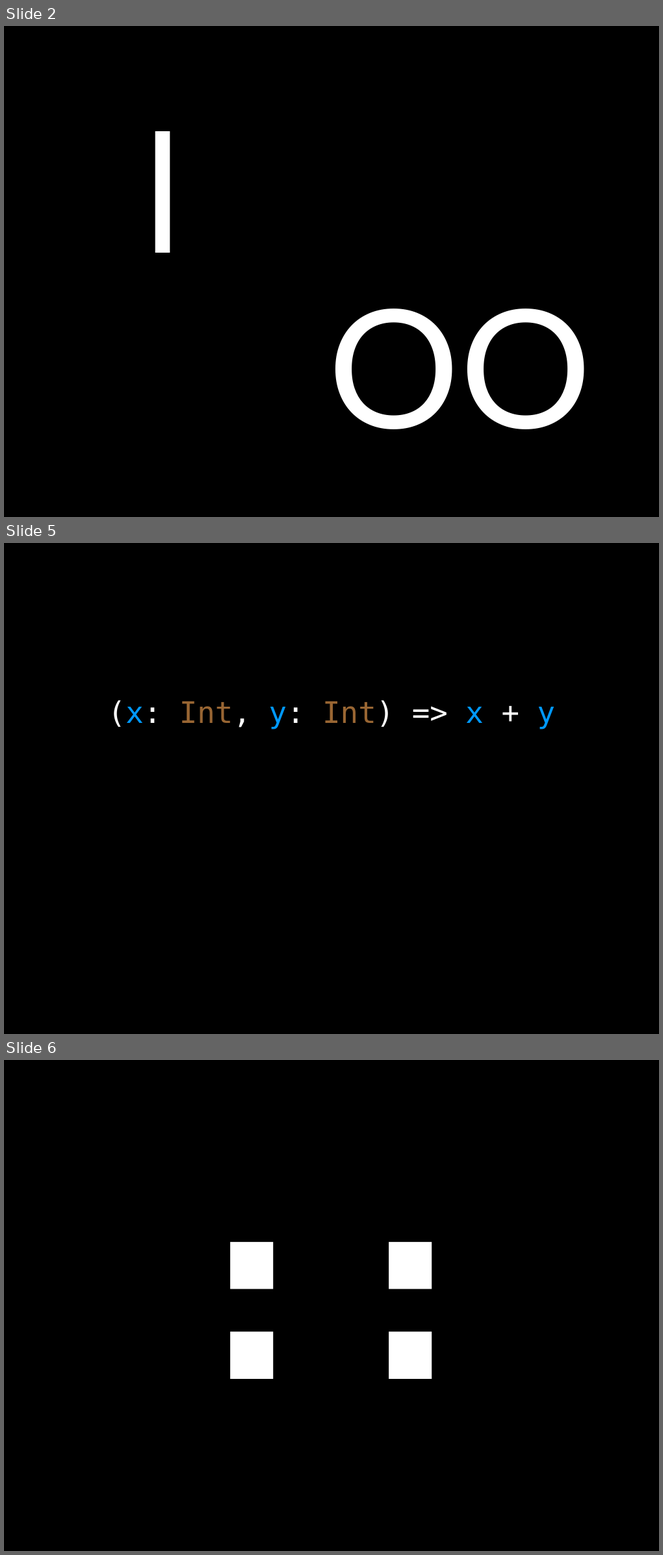
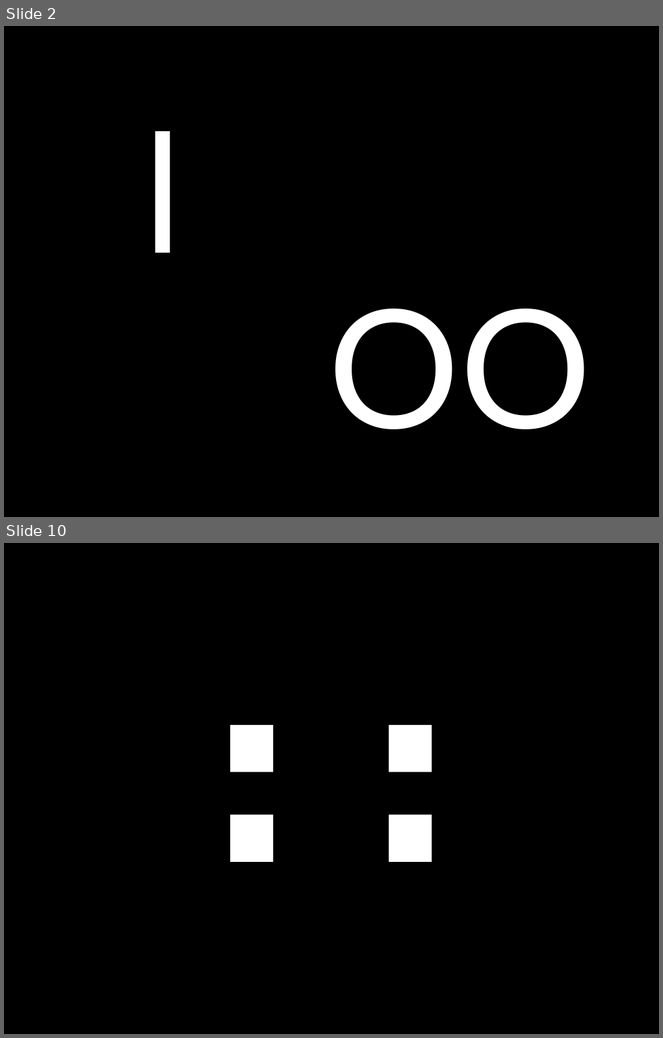
Before and after one commit to rawyler/taxactors, a slide deck: doc/presentation/scala_session.odp. Shown one above the other, each under a label of ours: slides 2, 5 and 6 before the commit, slides 2 and 10 after it; the slides between them are not shown. The pictures are 663x1555 and 663x1038 pixels, drawn with LibreOffice and Linux fonts; fonts in the diff are those of the drawing. Boxes give left, top, right and bottom in pixels: in the first picture for what was removed or moved away, otherwise in the second. Text is boxed around its words. In the diff, an @@ line names an element or a change of style, - is before the commit and + after.

```diff
--- a/doc/presentation/scala_session.odp
+++ b/doc/presentation/scala_session.odp
@@ slide 5 removed at [4,543,659,1034], background #000000 @@
@@ text removed at [108,700,556,730] @@
-(x: Int, y: Int) => x + y
@@ what was slide 6 is now slide 10 @@
```
Also in this commit, not shown: 3 slides changed, 5 slides added, 1 other slide removed.
